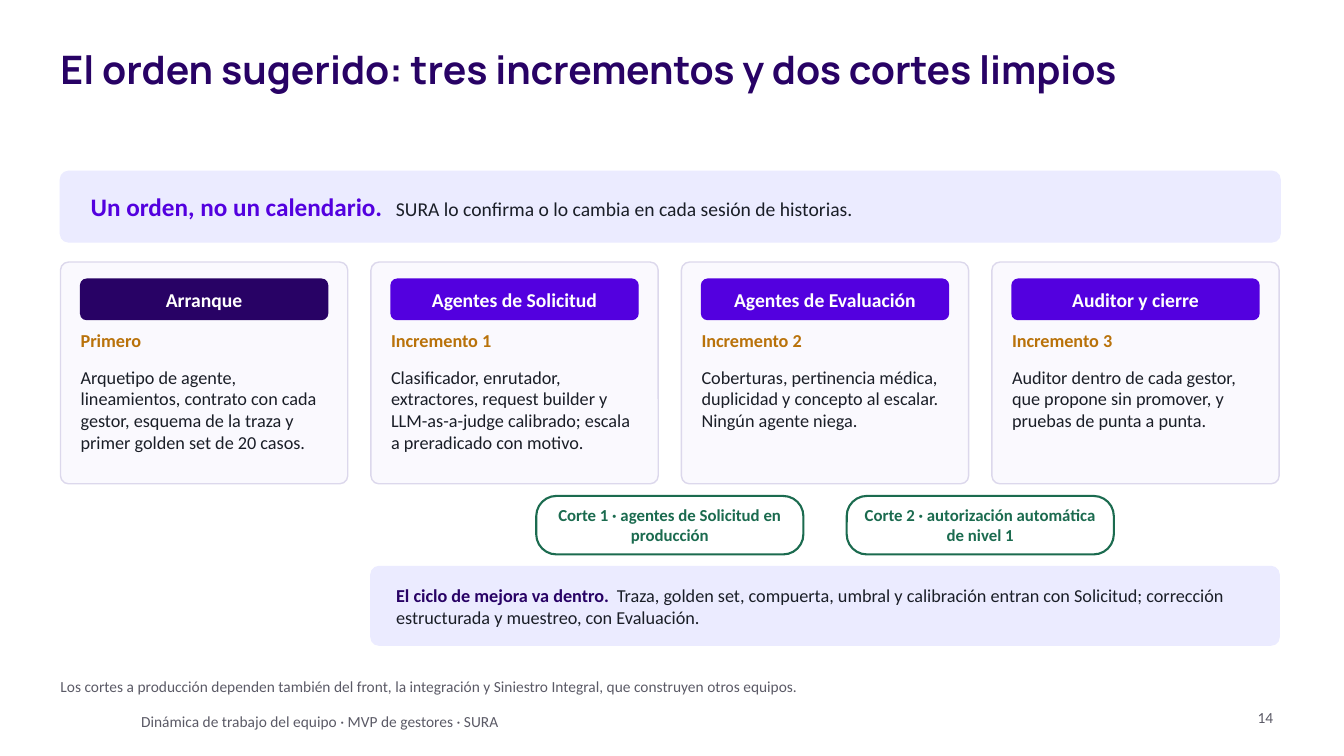
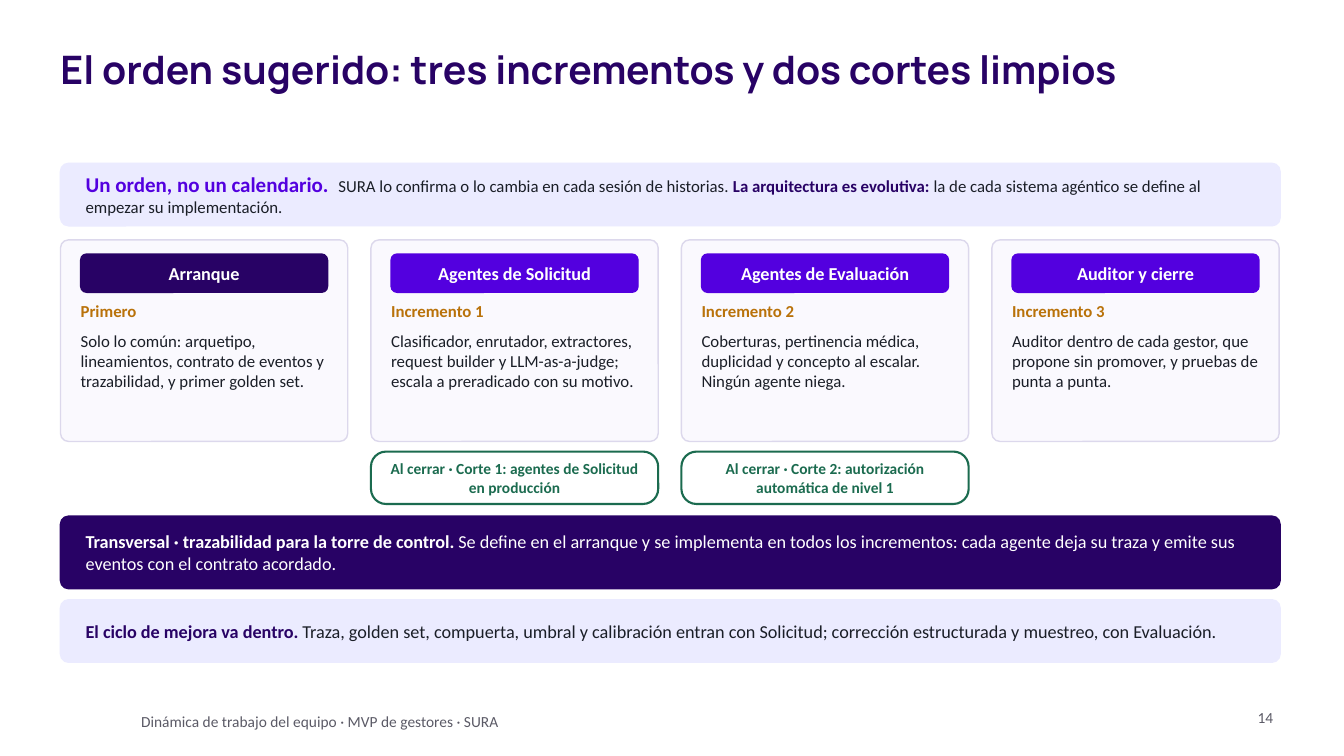
Before and after one commit to didierfrancogomez/propuestas, a slide deck: slide 14 of SURA/gestores-sura/metodologia-trabajo/Tech and Solve - Dinámica de trabajo del equipo.pptx. Drawn at 1344x756 pixels with LibreOffice and Linux fonts; fonts in the diff are those of the drawing; background and template pictures are left out. Boxes give left, top, right and bottom in pixels: in the first picture for what was removed or moved away, otherwise in the second. Text is boxed around its words. In the diff, an @@ line names an element or a change of style, - is before the commit and + after.

```diff
--- a/SURA/gestores-sura/metodologia-trabajo/Tech and Solve - Dinámica de trabajo del equipo.pptx
+++ b/SURA/gestores-sura/metodologia-trabajo/Tech and Solve - Dinámica de trabajo del equipo.pptx
@@ rounded rectangle: place and size @@
-rounded rectangle at (60,171,1280,242)
+rounded rectangle at (60,163,1280,226)
@@ text at (86,177,1201,216): text changed; size 14 to 12 pt @@
-Un orden, no un calendario. SURA lo confirma o lo cambia en cada sesión de historias.
+Un orden, no un calendario. SURA lo confirma o lo cambia en cada sesión de historias. La arquitectura es evolutiva: la de cada sistema agéntico se define al empezar su implementación.
@@ rounded rectangle: place and size @@
-rounded rectangle at (60,262,348,484)
+rounded rectangle at (60,240,348,442)
@@ rounded rectangle: place and size @@
-rounded rectangle at (371,262,658,484)
+rounded rectangle at (371,240,658,442)
@@ rounded rectangle: place and size @@
-rounded rectangle at (682,262,969,484)
+rounded rectangle at (682,240,969,442)
@@ rounded rectangle: place and size @@
-rounded rectangle at (992,262,1279,484)
+rounded rectangle at (992,240,1279,442)
@@ 4 texts, 4 rounded rectangles: place and size @@
-4 texts, 4 rounded rectangles at (81,279,1259,320)
+4 texts, 4 rounded rectangles at (81,254,1259,292)
@@ size 14 to 13 pt in 4 elements at (169,268,240,283), (438,267,591,283), (741,267,909,283), (1077,267,1194,283) @@
@@ 4 texts: place and size @@
-4 texts at (81,334,1112,347)
+4 texts at (81,305,1104,317)
@@ text at (81,335,324,390): text changed; size 13 to 12 pt @@
-Arquetipo de agente, lineamientos, contrato con cada gestor, esquema de la traza y primer golden set de 20 casos.
+Solo lo común: arquetipo, lineamientos, contrato de eventos y trazabilidad, y primer golden set.
@@ text at (391,335,633,390): text changed; size 13 to 12 pt @@
-Clasificador, enrutador, extractores, request builder y LLM-as-a-judge calibrado; escala a preradicado con motivo.
+Clasificador, enrutador, extractores, request builder y LLM-as-a-judge; escala a preradicado con su motivo.
@@ text "Coberturas, pertinencia médica, duplicidad y ...": place and size @@
-text "Coberturas, pertinencia médica, duplicidad y ..." at (702,371,938,430)
+text "Coberturas, pertinencia médica, duplicidad y ..." at (702,335,920,390)
@@ size 13 to 12 pt in 6 elements at (81,305,137,317), (391,306,483,317), (702,306,794,317), (1012,306,1104,317), (702,335,920,390), (1012,335,1258,390) @@
@@ text "Auditor dentro de cada gestor, ...": place and size @@
-text "Auditor dentro de cada gestor, ..." at (1012,371,1236,430)
+text "Auditor dentro de cada gestor, ..." at (1012,335,1258,390)
@@ rounded rectangle: place and size @@
-rounded rectangle at (536,496,804,555)
+rounded rectangle at (371,452,658,504)
@@ text at (391,463,638,496): text changed; size 12 to 11 pt @@
-Corte 1 · agentes de Solicitud en producción
+Al cerrar · Corte 1: agentes de Solicitud en producción
@@ proportions changed in 11 elements at (60,163,1280,226), (81,254,328,292), (391,254,638,292), (702,254,949,292), (1012,254,1259,292), (60,240,348,442), (371,240,658,442), (682,240,969,442), (992,240,1279,442), (371,452,658,504), (682,452,969,504) @@
@@ rounded rectangle: place and size @@
-rounded rectangle at (847,496,1114,555)
+rounded rectangle at (682,452,969,504)
@@ text at (726,463,924,493): text changed; size 12 to 11 pt @@
-Corte 2 · autorización automática de nivel 1
+Al cerrar · Corte 2: autorización automática de nivel 1
@@ rounded rectangle: place and size @@
-rounded rectangle at (371,567,1279,645)
+rounded rectangle at (60,516,1280,589)
@@ rounded rectangle at (60,516,1280,589): fill #EBEBFF to #280265; outline #EBEBFF 1 pt to #280265 1 pt; proportions changed @@
@@ text added at (86,535,1235,570), 13 pt, text #FFFFFF @@
+Transversal · trazabilidad para la torre de control. Se define en el arranque y se implementa en todos los incrementos: cada agente deja su traza y emite sus eventos con el contrato acordado.
@@ rounded rectangle added at (60,600,1280,662), fill #EBEBFF, outline #EBEBFF 1 pt @@
@@ text "El ciclo de mejora va ..." rewrapped from (396,589,1223,627) to (86,625,1216,641) @@
@@ text removed at (60,681,797,695) @@
-Los cortes a producción dependen también del front, la integración y Siniestro Integral, que construyen otros equipos.
```
Also in this commit, not shown: 10 other slides changed, 8 slides added, 8 slides removed, 12 other files.
